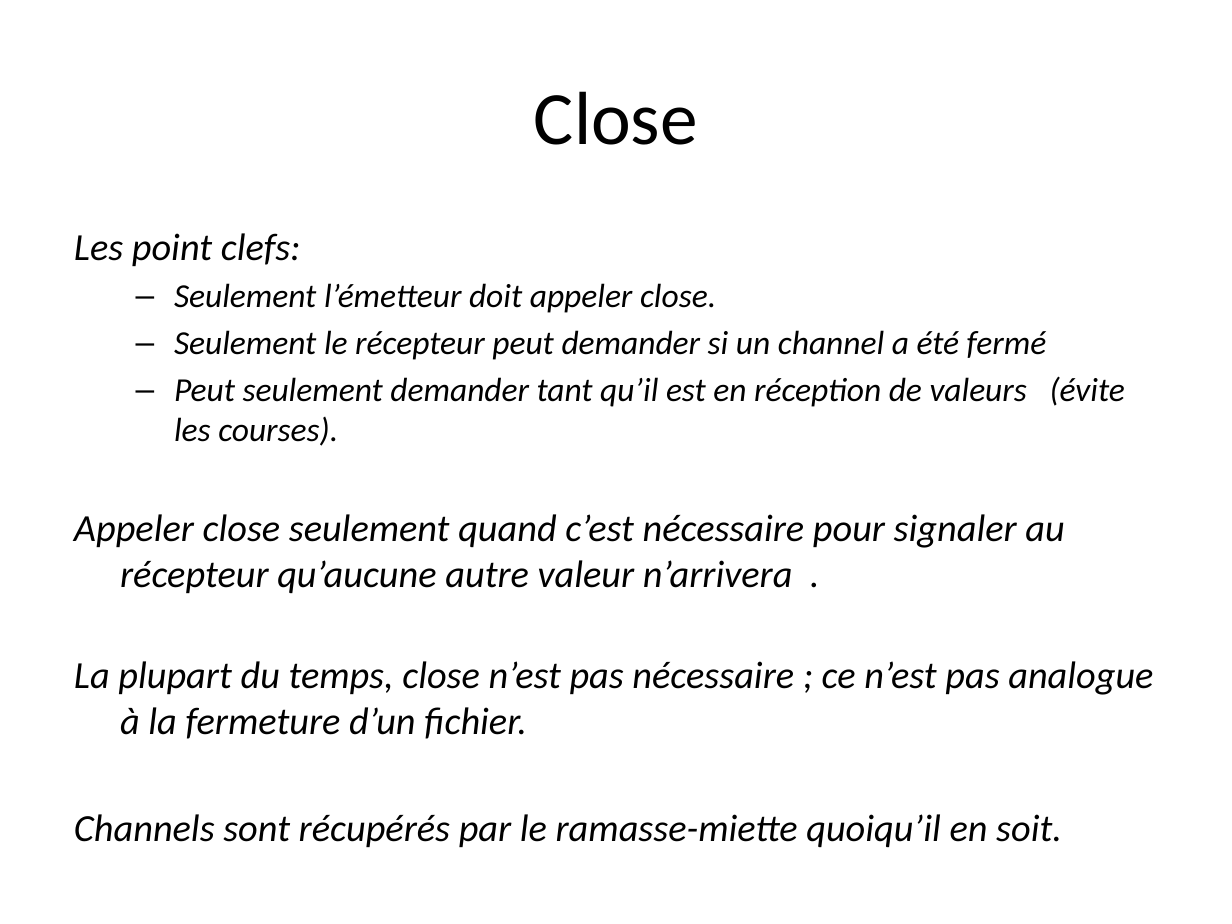
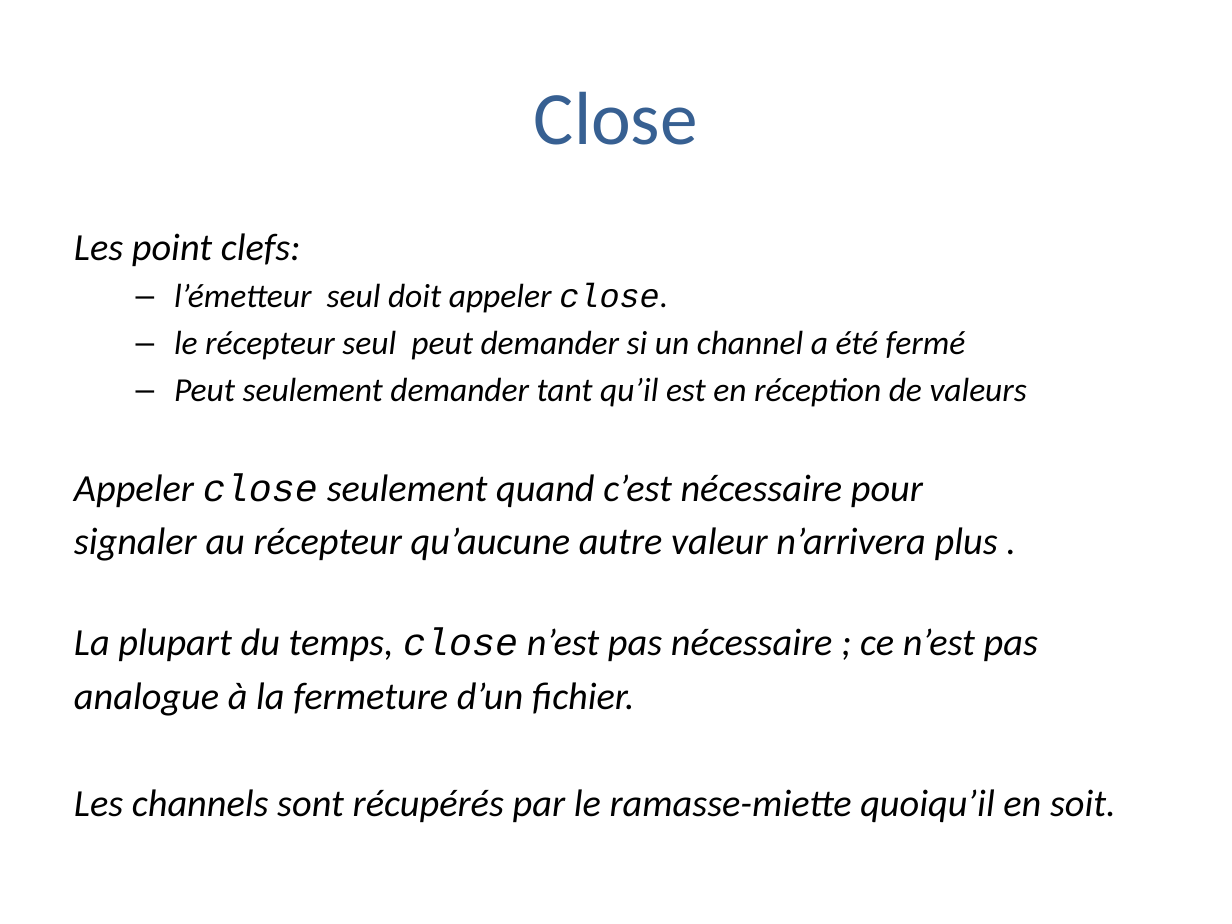
Before and after one commit to trash-anger/golang-france, a slide deck: slide 22 of Go-documentation/cours-general/Go-partie3.pptx. Drawn at 1232x924 pixels with LibreOffice and Linux fonts; fonts in the diff are those of the drawing; background and template pictures are left out. Boxes give left, top, right and bottom in pixels: in the first picture for what was removed or moved away, otherwise in the second. Text is boxed around its words. In the diff, an @@ line names an element or a change of style, - is before the commit and + after.

```diff
--- a/Go-documentation/cours-general/Go-partie3.pptx
+++ b/Go-documentation/cours-general/Go-partie3.pptx
@@ title "Close" at <box>534,91,698,145</box>: text colour #000000 to #376092 @@
@@ text at <box>74,283,1116,823</box>: text changed @@
-  – Seulement l’émetteur doit appeler close.
-  – Seulement le récepteur peut demander si un channel a été fermé
-  – Peut seulement demander tant qu’il est en réception de valeurs (évite les courses).
-Appeler close seulement quand c’est nécessaire pour signaler au récepteur qu’aucune autre valeur n’arrivera .
-La plupart du temps, close n’est pas nécessaire ; ce n’est pas analogue à la fermeture d’un fichier.
-Channels sont récupérés par le ramasse-miette quoiqu’il en soit.
+  – l’émetteur seul doit appeler close.
+  – le récepteur seul peut demander si un channel a été fermé
+  – Peut seulement demander tant qu’il est en réception de valeurs
+Appeler close seulement quand c’est nécessaire pour
+signaler au récepteur qu’aucune autre valeur n’arrivera plus .
+La plupart du temps, close n’est pas nécessaire ; ce n’est pas
+analogue à la fermeture d’un fichier.
+Les channels sont récupérés par le ramasse-miette quoiqu’il en soit.
```
Also in this commit, not shown: 45 other slides changed, 1 slide added, 1 other file.
